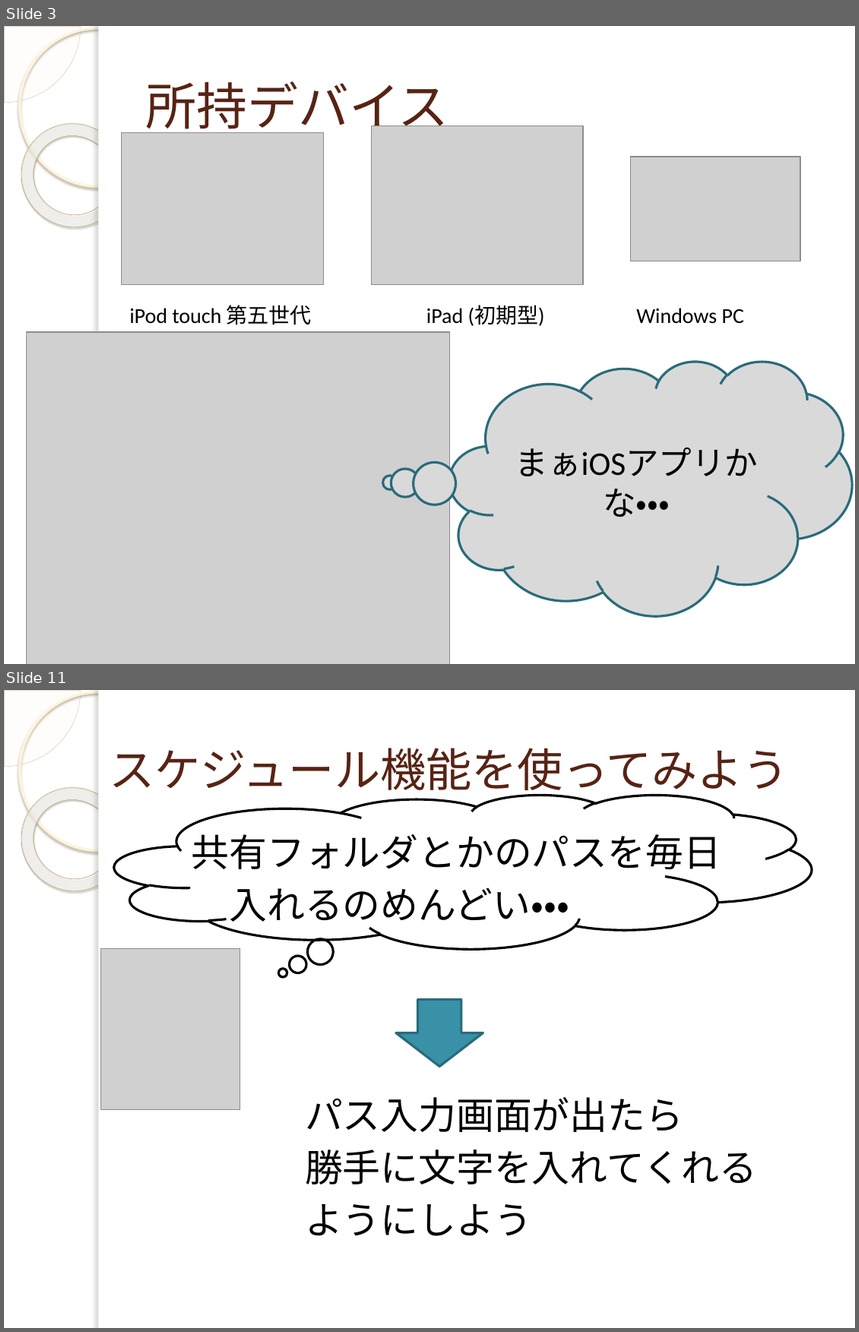
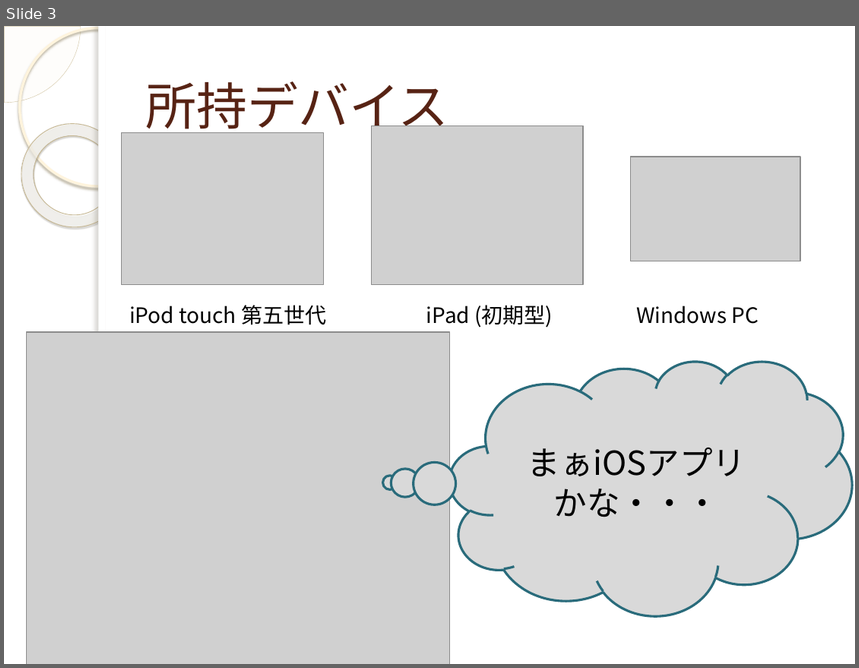
Before and after one commit to yuridonus/FEstudy, a slide deck: monaca.pptx. Shown one above the other, each under a label of ours: slides 3 and 11 before the commit, slide 3 after it; the slides between them are not shown. The pictures are 859x1332 and 859x668 pixels, drawn with LibreOffice and Linux fonts; fonts in the diff are those of the drawing; grey boxes stand for pictures; background and template pictures are left out. Boxes give left, top, right and bottom in pixels: in the first picture for what was removed or moved away, otherwise in the second. Text is boxed around its words. In the diff, an @@ line names an element or a change of style, - is before the commit and + after.

```diff
--- a/monaca.pptx
+++ b/monaca.pptx
@@ slide 11 removed at (4, 690, 855, 1328), background picture (left out); not listed: 5 template elements that a slide beside it also shows @@
@@ title removed at (110, 748, 789, 799) @@
-スケジュール機能を使ってみよう
@@ thought cloud removed at (115, 795, 812, 948) @@
@@ text removed at (192, 834, 757, 1236) @@
-共有フォルダとかのパスを毎日
-入れるのめんどい・・・
-パス入力画面が出たら
-勝手に文字を入れてくれる
-ようにしよう
@@ picture removed at (101, 948, 240, 1110) @@
@@ down arrow removed at (396, 1000, 484, 1067) @@
@@ slide 3 changed as well @@
@@ font Calibri to Noto Sans CJK JP in 4 elements at (450, 361, 853, 616), (129, 305, 326, 325), (427, 305, 553, 328), (636, 306, 759, 324) @@
```
Also in this commit, not shown: 4 other slides changed, 8 slides added, 9 other slides removed.
